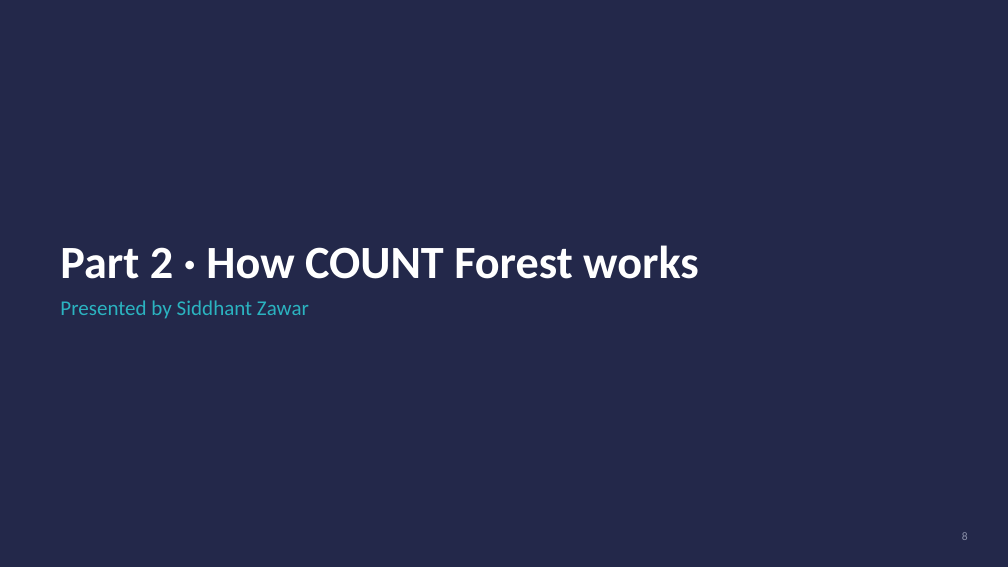
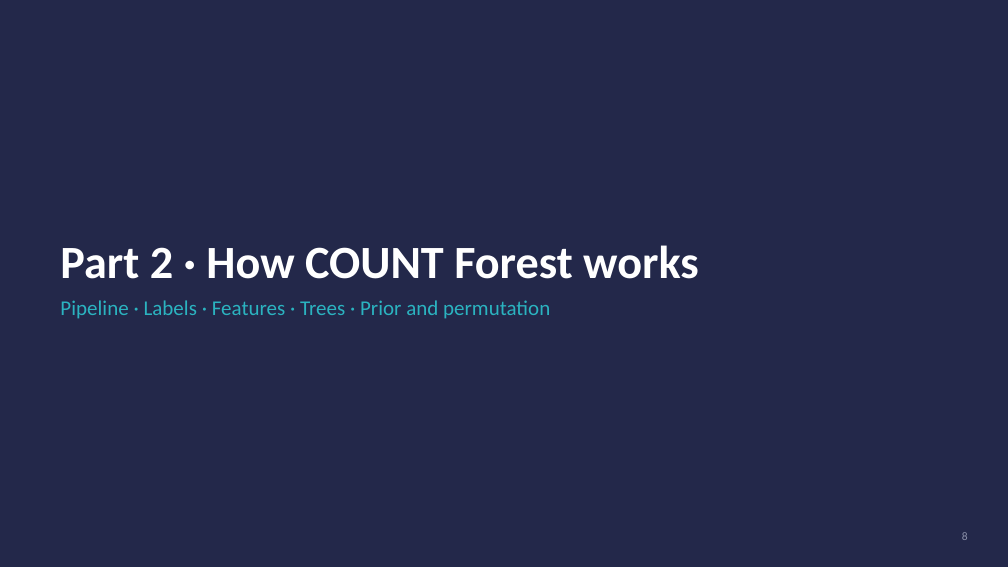
Before and after one commit to jalaj-chaudhary/count-forest-crowd-counting, a slide deck: slide 8 of ppt/COUNT_Forest_presentation.pptx. Drawn at 1008x567 pixels with LibreOffice and Linux fonts; fonts in the diff are those of the drawing. Boxes give left, top, right and bottom in pixels: in the first picture for what was removed or moved away, otherwise in the second. Text is boxed around its words. In the diff, an @@ line names an element or a change of style, - is before the commit and + after.

```diff
--- a/ppt/COUNT_Forest_presentation.pptx
+++ b/ppt/COUNT_Forest_presentation.pptx
@@ text at (x1=60, y1=300, x2=550, y2=319): text changed @@
-Presented by Siddhant Zawar
+Pipeline · Labels · Features · Trees · Prior and permutation
```
Also in this commit, not shown: 24 other slides changed, 1 other file.
